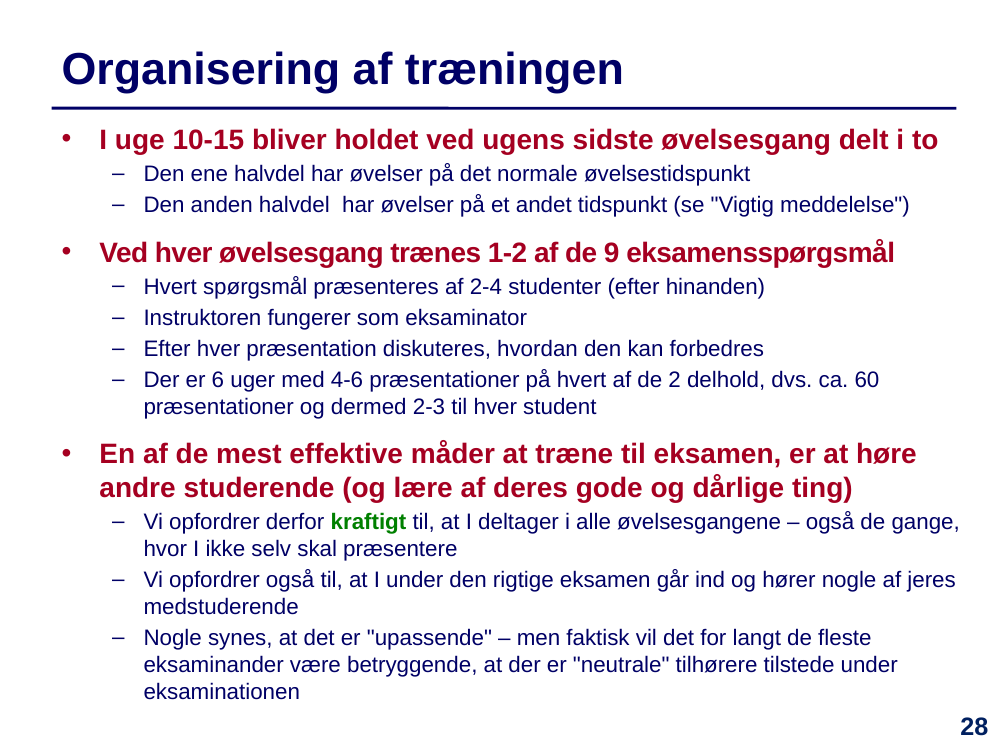
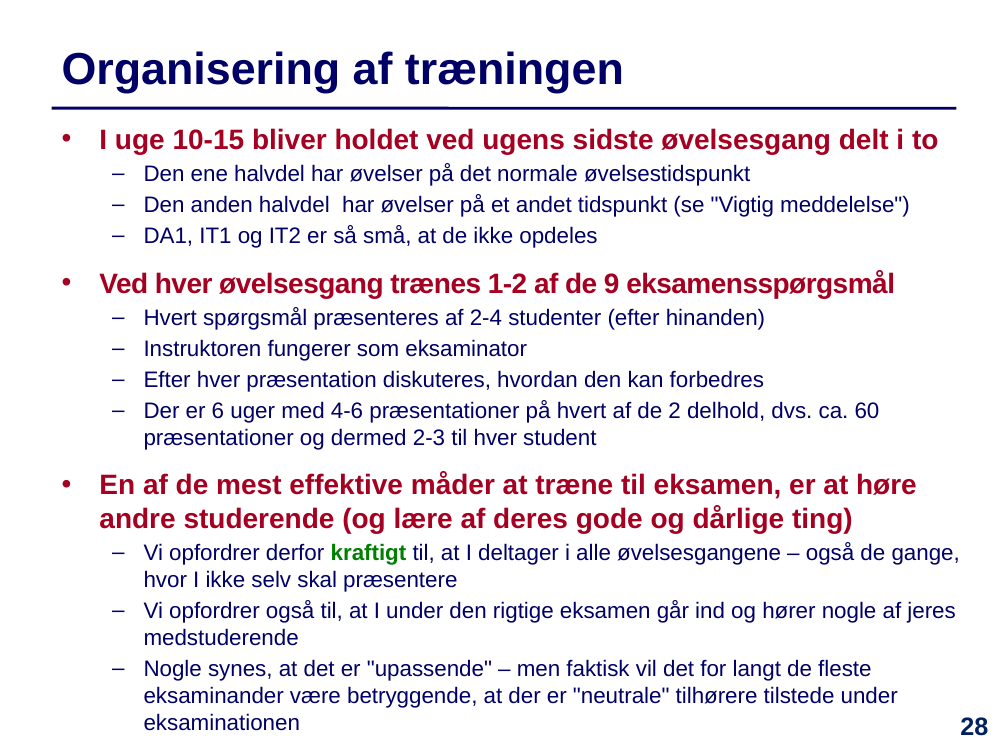
Before and after one commit to IntProgAU/Materiale, a slide deck: slide 28 of web/e22/uge_9/Slides-Uge9.pptx. Drawn at 1008x756 pixels with LibreOffice and Linux fonts; fonts in the diff are those of the drawing. Boxes give left, top, right and bottom in pixels: in the first picture for what was removed or moved away, otherwise in the second. Text is boxed around its words. In the diff, an @@ line names an element or a change of style, - is before the commit and + after.

```diff
--- a/web/e22/uge_9/Slides-Uge9.pptx
+++ b/web/e22/uge_9/Slides-Uge9.pptx
@@ text at [144, 226, 597, 248]: paragraph added @@
+  – DA1, IT1 og IT2 er så små, at de ikke opdeles
```
Also in this commit, not shown: 5 other slides changed, 1 other file.
